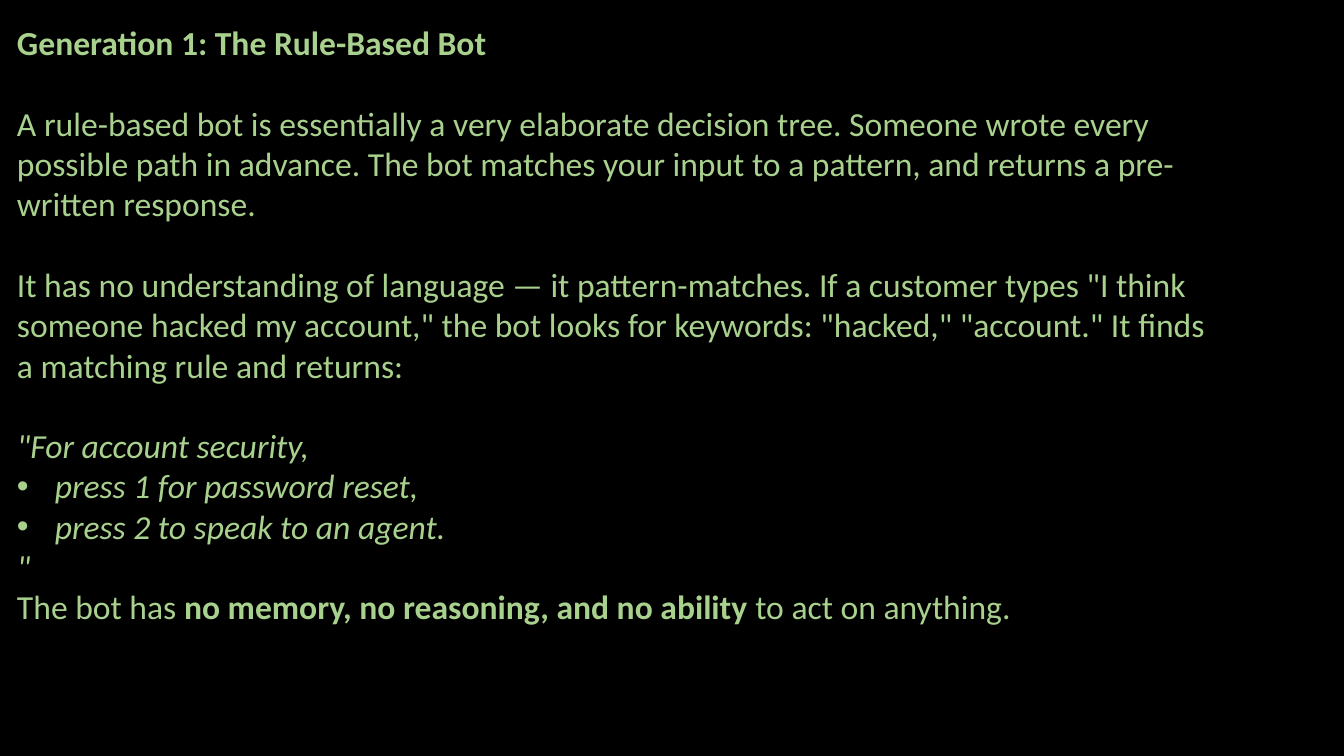
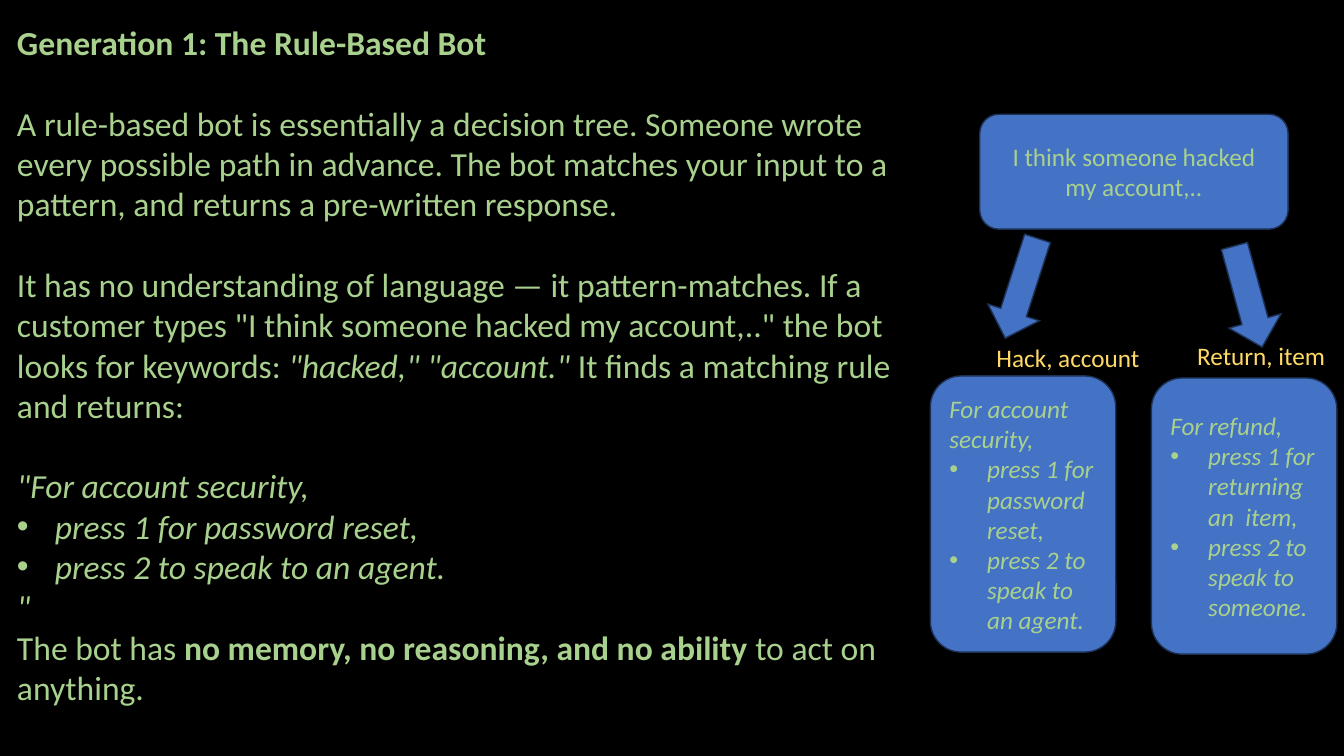
Before and after one commit to ash322ash422/youtube, a slide deck: slide 2 of AgenticAI/1-Intro-To-AgenticAI/2_Agent_vs_Chatbot_Finance.pptx. Drawn at 1344x756 pixels with LibreOffice and Linux fonts; fonts in the diff are those of the drawing; background and template pictures are left out. Boxes give left, top, right and bottom in pixels: in the first picture for what was removed or moved away, otherwise in the second. Text is boxed around its words. In the diff, an @@ line names an element or a change of style, - is before the commit and + after.

```diff
--- a/AgenticAI/1-Intro-To-AgenticAI/2_Agent_vs_Chatbot_Finance.pptx
+++ b/AgenticAI/1-Intro-To-AgenticAI/2_Agent_vs_Chatbot_Finance.pptx
@@ text at [17,112,891,419]: text changed @@
-A rule-based bot is essentially a very elaborate decision tree. Someone wrote every possible path in advance. The bot matches your input to a pattern, and returns a pre-written response.
-It has no understanding of language — it pattern-matches. If a customer types "I think someone hacked my account," the bot looks for keywords: "hacked," "account." It finds a matching rule and returns:
+A rule-based bot is essentially a decision tree. Someone wrote every possible path in advance. The bot matches your input to a pattern, and returns a pre-written response.
+It has no understanding of language — it pattern-matches. If a customer types "I think someone hacked my account,.." the bot looks for keywords: "hacked," "account." It finds a matching rule and returns:
@@ rounded rectangle added at [980,114,1289,229], fill #4472C4, outline #1E3256 1 pt, 18 pt, text #A9D18E @@
+I think someone hacked my account,..
@@ down arrow added at [979,230,1063,347], fill #4472C4, outline #1E3256 1 pt @@
@@ down arrow added at [1209,239,1289,354], fill #4472C4, outline #1E3256 1 pt @@
@@ text added at [996,349,1139,370], 18 pt, text #FFD966 @@
+Hack, account
@@ text added at [1197,344,1325,368], 18 pt, text #FFD966 @@
+Return, item
@@ rounded rectangle added at [931,376,1116,652], fill #4472C4, outline #1E3256 1 pt, 18 pt, text #A9D18E, italic @@
+For account security,
+• press 1 for password reset,
+• press 2 to speak to an agent.
@@ rounded rectangle added at [1151,378,1337,654], fill #4472C4, outline #1E3256 1 pt, 18 pt, text #A9D18E, italic @@
+For refund,
+• press 1 for returning an item,
+• press 2 to speak to someone.
```
Also in this commit, not shown: 3 other slides changed, 4 slides added, 27 other files.
